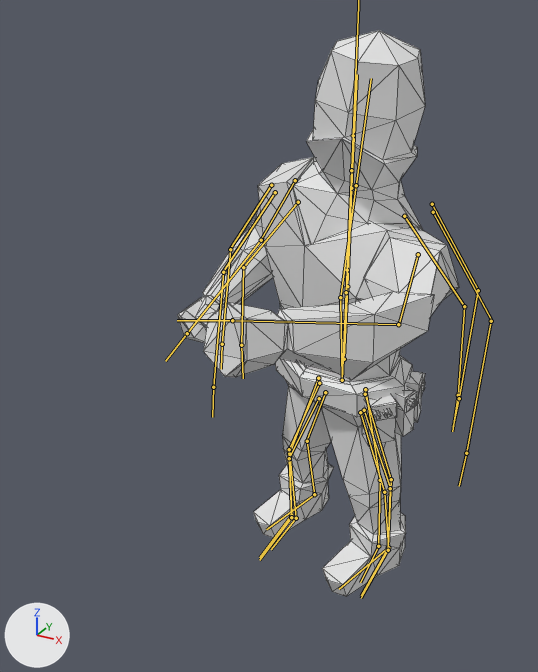
A saved change to the Blender file Animations/RogueShurikenThrow.blend.
Both versions are drawn from a 50 mm camera at (4.14, -9.94, 8.83) aimed at (-0.31, -1.84, 4.78). Lighting does not change. The marker at lower left points along +X, +Y and +Z. Both versions are drawn at frame 6 of the action 'ArmatureAction.001'; the numbers are the values there. The bones that bend it are drawn over the model as lines. Mesh edges are drawn as thin lines.
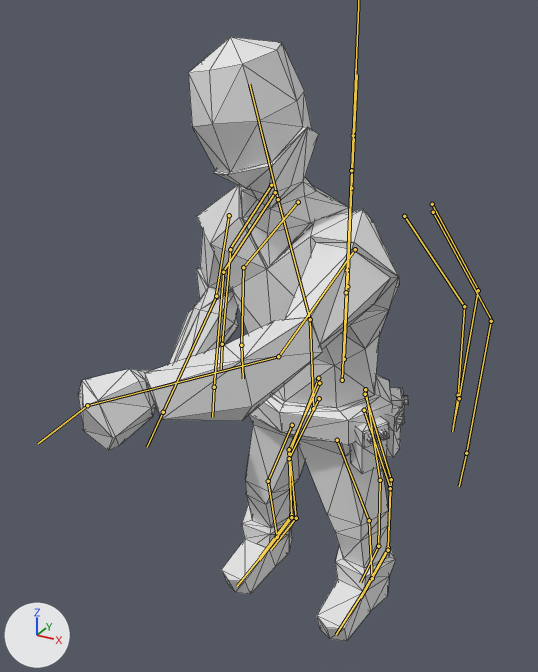
Changed parts and their boxes (x1, y1, x2, y2) in the pictures (538 x 672 px):
'Cube', posed (17% wider, 7% taller): before (177, 31, 459, 597); after (78, 37, 408, 641)
bone 'Root', root to tip: before (342, 380) to (340, 297); after (313, 408) to (310, 319)
bone 'Chest', root to tip: before (340, 297) to (356, 185); after (310, 319) to (278, 199)
bone 'Shoulder.R', root to tip: before (295, 180) to (261, 239); after (229, 215) to (216, 295)
bone 'Arm.R', root to tip: before (261, 240) to (187, 333); after (216, 296) to (163, 412)
bone 'Shoulder.L', root to tip: before (418, 254) to (399, 324); after (355, 249) to (279, 356)
bone 'Arm.L', root to tip: before (398, 324) to (232, 320); after (278, 356) to (87, 405)
bone 'Hand.L', root to tip: before (232, 320) to (177, 320); after (87, 405) to (38, 443)
bone 'Head', root to tip: before (356, 185) to (371, 78); after (278, 199) to (249, 84)

What changed in the scene script:
```text
Change bone_root:
    where bone_root = bpy.data.objects['Armature'].pose.bones['Root']
    bone_root.location: (0.0, 0.0, 0.0) -> (0.0, 0.0, 1.07)
    bone_root.rotation_quaternion: (0.981, 0.066, -0.184, -0.012) -> (0.995, 0.052, -0.044, 0.002)  # degrees (8, -21, -3) -> degrees (6, -5, 0)
Change bone_chest:
    where bone_chest = bpy.data.objects['Armature'].pose.bones['Chest']  # child of 'Root'
    bone_chest.rotation_euler: (0.0, -0.0349, -0.175) -> (0.192, -0.279, 0.0698)  # degrees (0, -2, -10) -> degrees (11, -16, 4)
Change bone_shoulder_r:
    where bone_shoulder_r = bpy.data.objects['Armature'].pose.bones['Shoulder.R']  # child of 'Chest'
    bone_shoulder_r.rotation_quaternion: (0.988, -0.001, 0.149, 0.051) -> (0.97, 0.062, -0.226, -0.021)  # degrees (1, 17, 6) -> degrees (8, -26, -4)
Change bone_arm_r:
    where bone_arm_r = bpy.data.objects['Armature'].pose.bones['Arm.R']  # child of 'Shoulder.R'
    bone_arm_r.rotation_quaternion: (0.865, -0.378, 0.119, -0.309) -> (0.717, -0.585, 0.34, -0.171)  # degrees (-47, -2, -39) -> degrees (-85, 17, -42)
Change bone_shoulder_l:
    where bone_shoulder_l = bpy.data.objects['Armature'].pose.bones['Shoulder.L']  # child of 'Chest'
    bone_shoulder_l.rotation_quaternion: (0.793, -0.447, -0.074, 0.407) -> (0.786, -0.339, 0.137, 0.503)  # degrees (-53, 14, 47) -> degrees (-28, 34, 57)
Change bone_arm_l:
    where bone_arm_l = bpy.data.objects['Armature'].pose.bones['Arm.L']  # child of 'Shoulder.L'
    bone_arm_l.rotation_quaternion: (0.904, -0.342, 0.177, -0.186) -> (0.895, -0.243, 0.042, -0.366)  # degrees (-44, 11, -28) -> degrees (-28, -6, -43)
Change bone_hand_l:
    where bone_hand_l = bpy.data.objects['Armature'].pose.bones['Hand.L']  # child of 'Arm.L'
    bone_hand_l.rotation_quaternion: (1.0, 0.0, 0.0, 0.0) -> (0.976, 0.163, -0.004, 0.126)  # degrees (0, 0, 0) -> degrees (19, -3, 14)
Change bone_head:
    where bone_head = bpy.data.objects['Armature'].pose.bones['Head']  # child of 'Chest'
    bone_head.rotation_quaternion: (0.98, 0.0, 0.2, 0.0) -> (0.588, -0.029, 0.808, -0.01)  # degrees (0, 23, 0) -> degrees (9, 108, 11)
```
